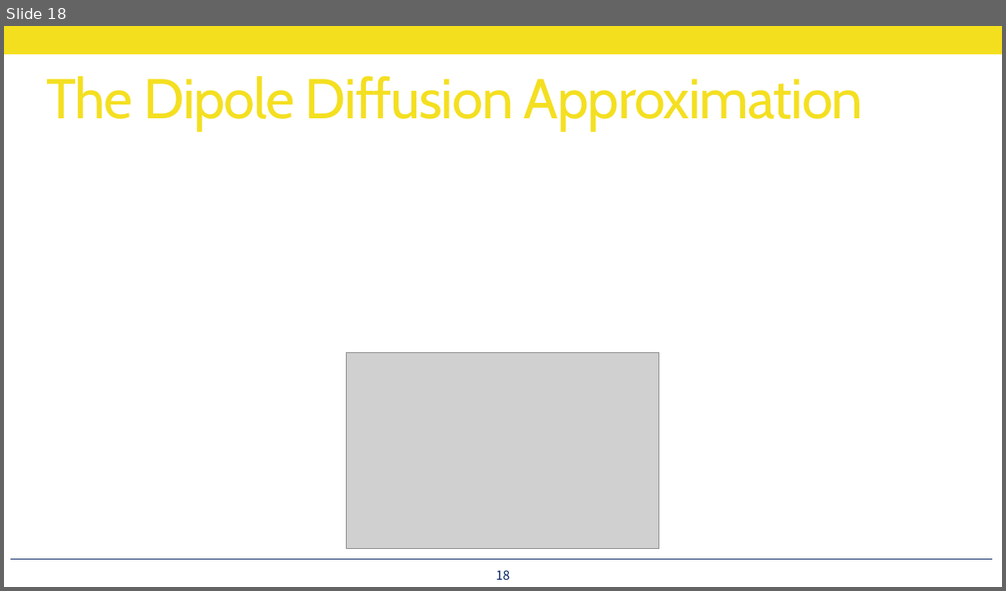
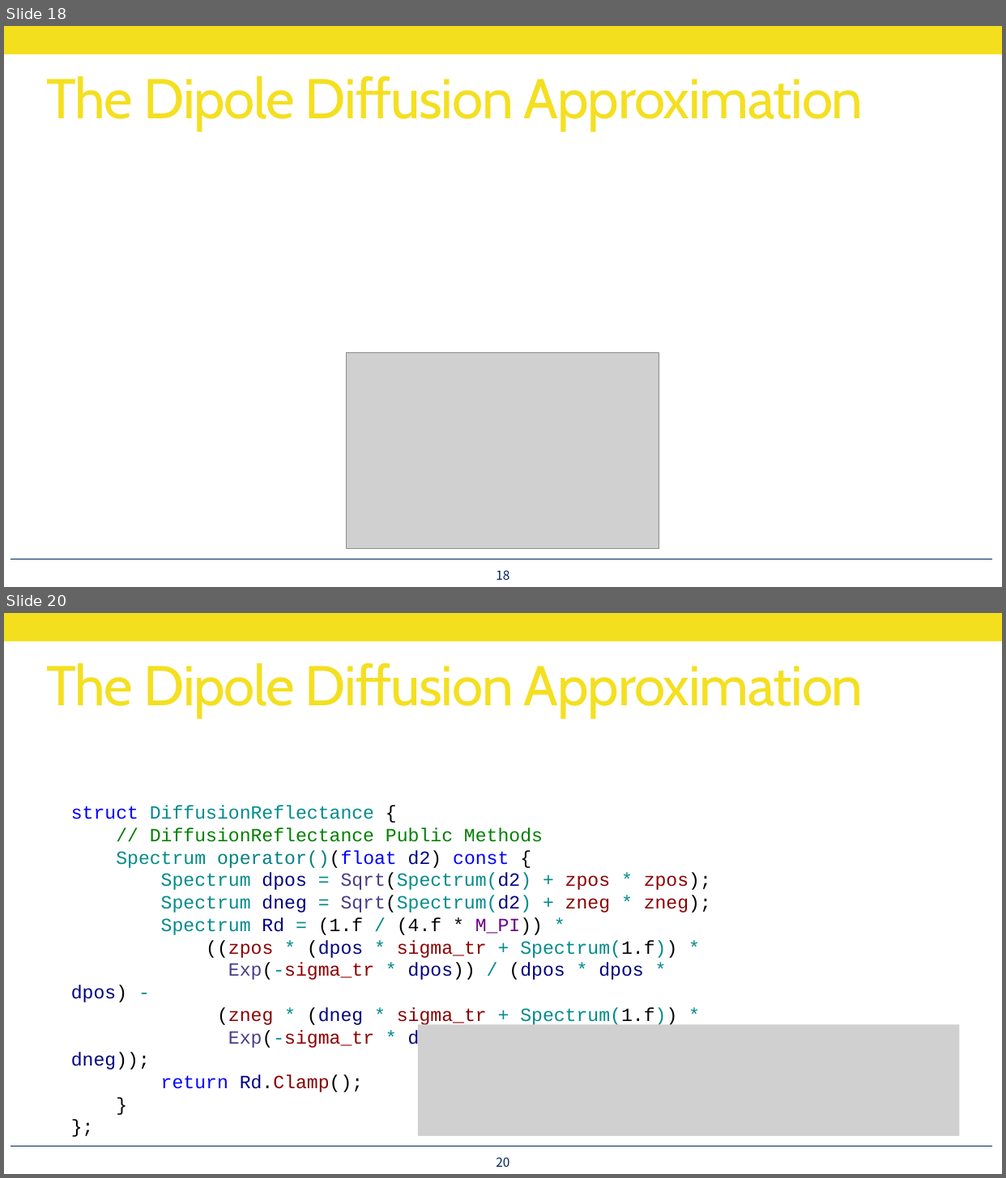
Before and after one commit to utilForever/PBRStudy, a slide deck: Physically Based Rendering - Chapter 16, Part 3.pptx. Shown one above the other, each under a label of ours: slide 18 before the commit, slides 18 and 20 after it; the slides between them are not shown. The pictures are 1006x591 and 1006x1178 pixels, drawn with LibreOffice and Linux fonts; fonts in the diff are those of the drawing; grey boxes stand for pictures. Boxes give left, top, right and bottom in pixels: in the first picture for what was removed or moved away, otherwise in the second. Text is boxed around its words. In the diff, an @@ line names an element or a change of style, - is before the commit and + after.

```diff
--- a/Physically Based Rendering - Chapter 16, Part 3.pptx
+++ b/Physically Based Rendering - Chapter 16, Part 3.pptx
@@ slide 20 added at bbox=[4, 613, 1002, 1174], background #FFFFFF; not listed: 2 template elements that a slide beside it also shows @@
@@ title added at bbox=[46, 663, 863, 718], 54 pt, text #F4DF1E @@
+The Dipole Diffusion Approximation
@@ text added at bbox=[71, 806, 711, 1093], 18 pt, text #008B8B @@
+struct DiffusionReflectance {
+// DiffusionReflectance Public Methods
+Spectrum operator()(float d2) const {
+Spectrum dpos = Sqrt(Spectrum(d2) + zpos * zpos);
+Spectrum dneg = Sqrt(Spectrum(d2) + zneg * zneg);
+Spectrum Rd = (1.f / (4.f * M_PI)) *
+((zpos * (dpos * sigma_tr + Spectrum(1.f)) *
+Exp(-sigma_tr * dpos)) / (dpos * dpos * dpos) -
+(zneg * (dneg * sigma_tr + Spectrum(1.f)) *
+Exp(-sigma_tr * dneg)) / (dneg * dneg * dneg));
+return Rd.Clamp();
+}
+};
@@ picture added at bbox=[418, 1024, 959, 1136] @@
@@ page number added at bbox=[496, 1157, 509, 1167], 12 pt, text #002060 @@
+20
```
Also in this commit, not shown: 2 slides changed, 19 other slides added.
